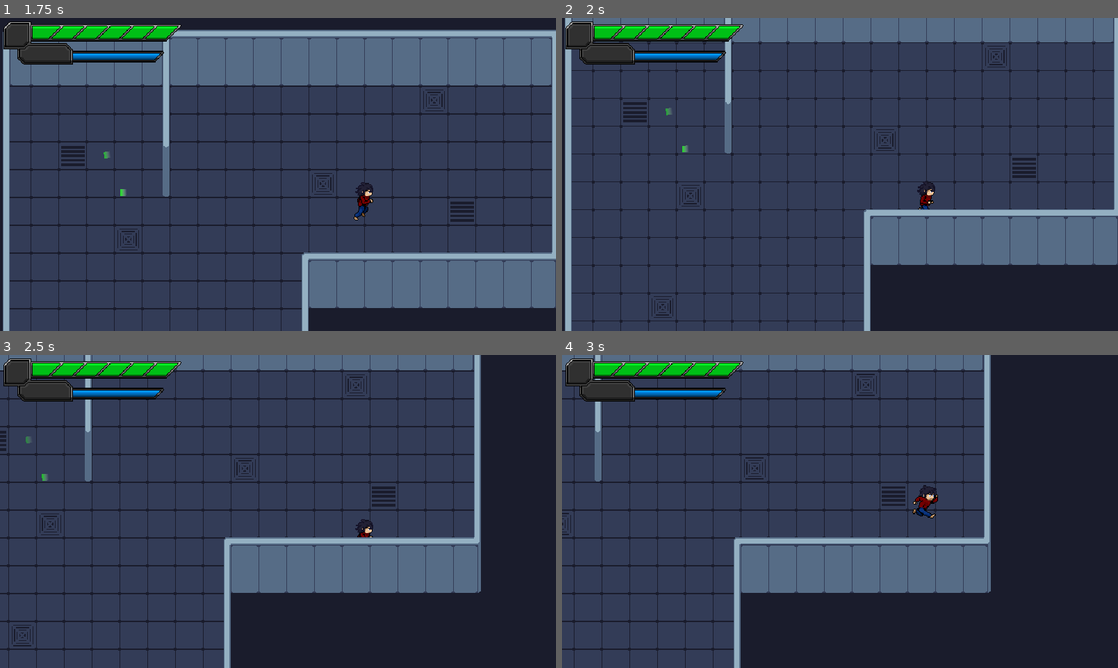
Above: before the commit, frames 1-4 (two rows, left to right).
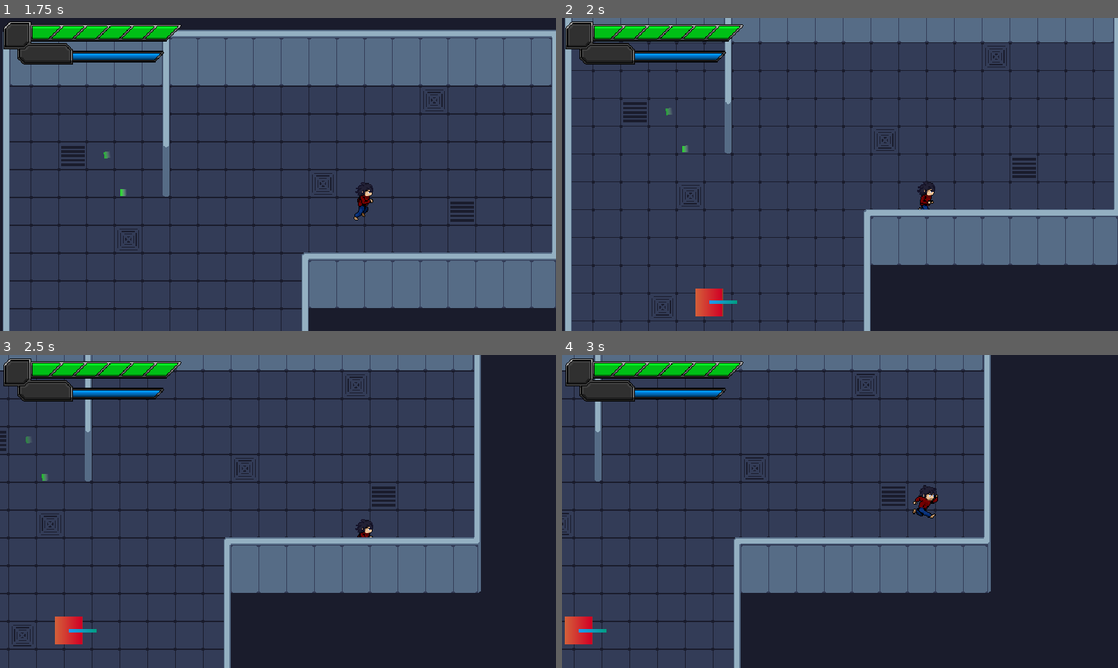
Above: after the commit, the same moments.

Repository: DarrylBD99/Game-Off-2023
Game: Godot game, scene res://Scenes/Levels/LevelTest.tscn
The game is run twice, just before and just after one commit, with the same random seed, the same clock (stepped at 60 frames per second) and the same inputs.
Inputs (mouse positions are in pixels of both pictures, inside the frame that each line leads up to):
- Up to frame 1 (1.75 s): tap Enter at 0.5 s; move the mouse to (400, 158) at 0.52 s; hold D (player_right) 0.53-1.28 s; hold Q (player_ability) 0.53-1.28 s; move the mouse to (166, 190) at 1.27 s; hold S (player_down) from 1.28 s (still down); click (166, 190) at 1.35 s
- Up to frame 2 (2 s): keep holding S (player_down)
- Up to frame 3 (2.5 s): move the mouse to (333, 442) at 2.02 s; release S (player_down) at 2.03 s; hold D (player_right) from 2.03 s (still down); hold Q (player_ability) from 2.03 s (still down)
- Up to frame 4 (3 s): move the mouse to (812, 574) at 2.77 s; release D (player_right) at 2.78 s; release Q (player_ability) at 2.78 s; hold W (player_up) from 2.78 s (still down); click (812, 574) at 2.85 s

Frame 1 is identical in both runs. In frame 2, 0.5% of the frame differs, in the area x 24-32%, y 86-96%; in frame 3, 0.5%; in frame 4, 0.5%.

Commit message:
Update LevelTest.tscn

Diff:
--- a/Scenes/Levels/LevelTest.tscn
+++ b/Scenes/Levels/LevelTest.tscn
@@ -1,10 +1,11 @@
-[gd_scene load_steps=23 format=3 uid="uid://cgcrh0mcsx6op"]
+[gd_scene load_steps=24 format=3 uid="uid://cgcrh0mcsx6op"]
 
 [ext_resource type="AudioStream" uid="uid://d2tf2eip41cug" path="res://Audio/BGM/GO23_Battle_1.mp3" id="1_8wq5s"]
 [ext_resource type="PackedScene" uid="uid://dtxdllgca58i" path="res://Scenes/Objects/Entity/player.tscn" id="1_brcdq"]
 [ext_resource type="Texture2D" uid="uid://buuhyhwlinsof" path="res://Sprites/Tileset/tileset_x1.png" id="3_nugtr"]
 [ext_resource type="Script" path="res://Scripts/Misc/Camera.gd" id="4_g2kdy"]
 [ext_resource type="Texture2D" uid="uid://uluw4errac71" path="res://Sprites/LightDefault.png" id="4_s5u2x"]
+[ext_resource type="PackedScene" uid="uid://dqsfy4abhyii8" path="res://Scenes/Objects/Entity/turret.tscn" id="6_l1voa"]
 [ext_resource type="Shader" path="res://Materials/Shaders/flash.gdshader" id="7_6jir1"]
 [ext_resource type="PackedScene" uid="uid://dldvmlyfiolno" path="res://Scenes/Objects/Entity/silent.tscn" id="7_07umn"]
 [ext_resource type="Script" path="res://Scripts/Misc/GridNavmesh.gd" id="8_j3hma"]
@@ -1091,8 +1092,11 @@
 [node name="WorldEnvironment" type="WorldEnvironment" parent="."]
 environment = SubResource("Environment_1wj6d")
 
+[node name="turret" parent="." instance=ExtResource("6_l1voa")]
+position = Vector2(262, 395)
+
 [node name="silent" parent="." instance=ExtResource("7_07umn")]
-material = SubResource("ShaderMaterial_4fwlx")
+material = SubResource("ShaderMaterial_rtf4e")
 position = Vector2(184, 143)
 
 [node name="GridNavmesh" type="Node" parent="." node_paths=PackedStringArray("tile_map")]
Not shown: 1 places in Scenes/Levels/LevelTest.tscn that only renumber resources
